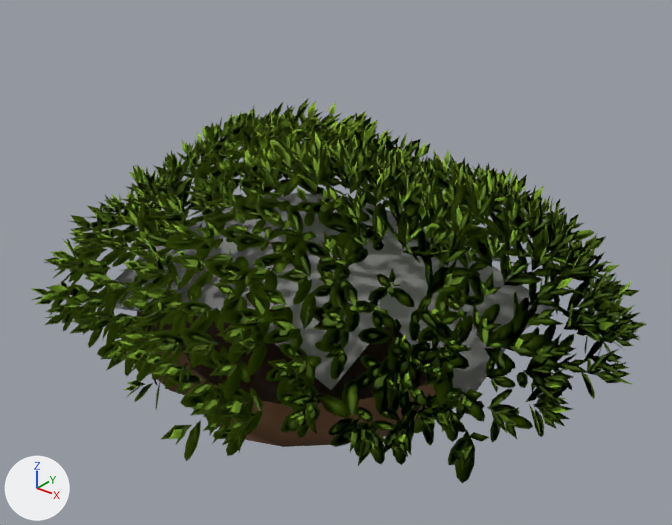
Renders of the glTF model public/assets/organisms/moss-tuft-2.glb from each side of a commit.
One viewpoint serves both versions: a 50 mm lens placed at (0.942, -0.966, 0.867), pointed at (0.092, 0.097, 0.209). The lights are fixed; the arrows at lower left show +X, +Y and +Z. The picture after the commit comes second. Objects named as collision shapes, trigger or cutter boxes, shadow casters or lower levels of detail are left out. Vertices at exactly the same position are counted once.

The first picture shows 'lod0'.
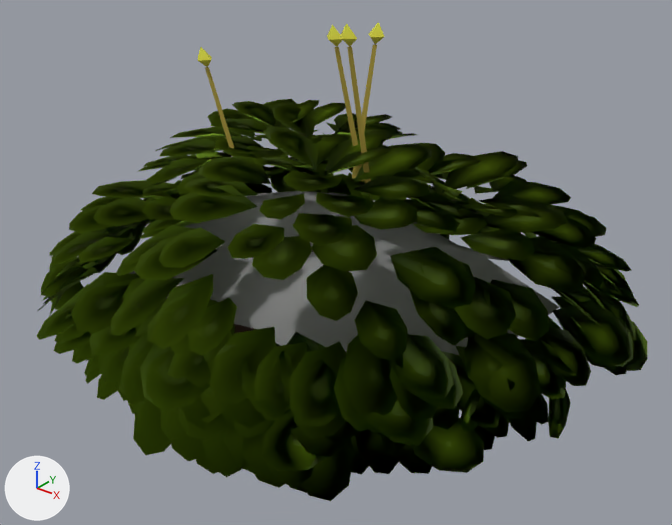
What the commit changed:
me_lod0 is used by ob_lod0; location (0.0, 0.0, 0.0).
me_lod0 had 22340 vertices, 18982 faces and spanned x -0.441..0.559, y -0.318..0.565, z 0.0..0.441.
me_lod0 now has 3511 vertices, 3190 faces and spans x -0.443..0.557, y -0.324..0.574, z -0.009..0.606.
me_lod0 part 1: the loose piece of 60 vertices spanning x -0.266..0.348, y -0.165..0.348, z 0.0..0.089 is scaled about the mesh origin by 1.01.
me_lod0 part 2: the loose piece of 28 vertices spanning x -0.268..0.401, y -0.134..0.401, z 0.107..0.243 is scaled about the mesh origin by 1.01.
me_lod0 part 3: 3403 loose pieces with 22243 vertices, spanning x -0.441..0.559, y -0.318..0.565, z 0.034..0.441, are deleted.
me_lod0 part 4: 9 vertices removed from x -0.052..-0.025, y -0.192..-0.133, z 0.203..0.234; 3423 vertices added at x -0.443..0.557, y -0.324..0.574, z -0.009..0.606.

Changed parts and their boxes (x1, y1, x2, y2) in the pictures (672 x 525 px; the box of a moved part takes in the faces that stretch with it):
'lod0', reshaped (24% taller): before (30, 98, 646, 483); after (37, 22, 647, 501)
part 1 of me_lod0, moved or reshaped (mostly hidden afterwards): before (136, 311, 459, 447); after (233, 324, 257, 334)
part 2 of me_lod0, moved or reshaped: before (115, 193, 554, 400); after (129, 191, 559, 355)
part 3 of me_lod0, deleted (green): before (30, 98, 646, 483)
part 4 of me_lod0, built on (green): after (37, 22, 647, 501)
